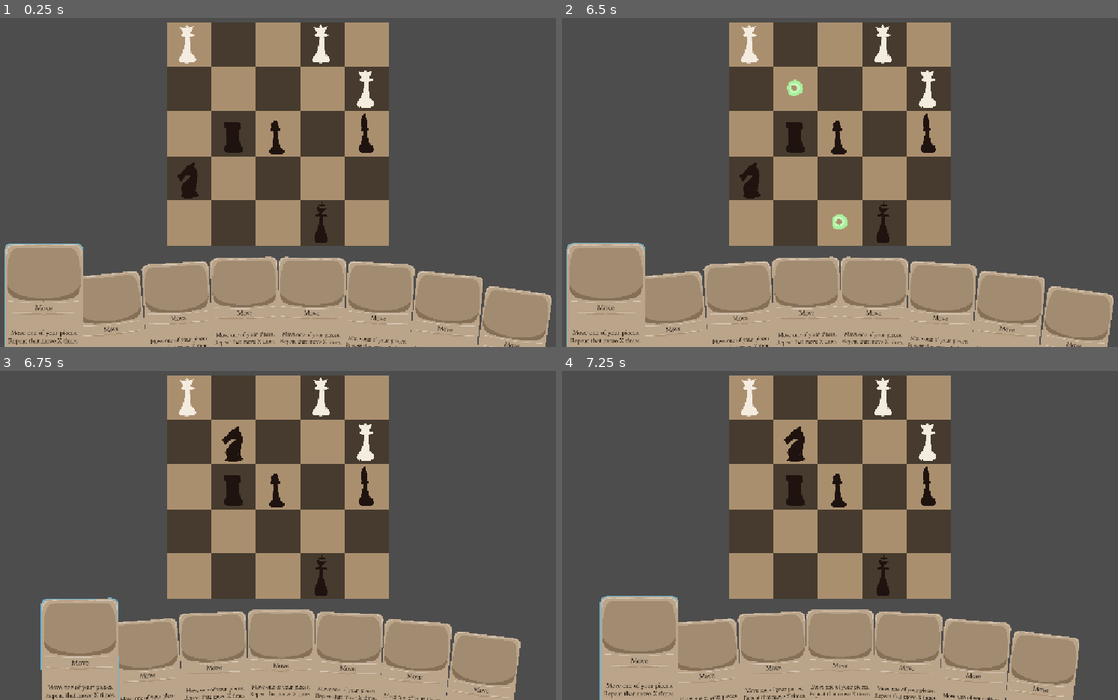
Above: before the commit, frames 1-4 (two rows, left to right).
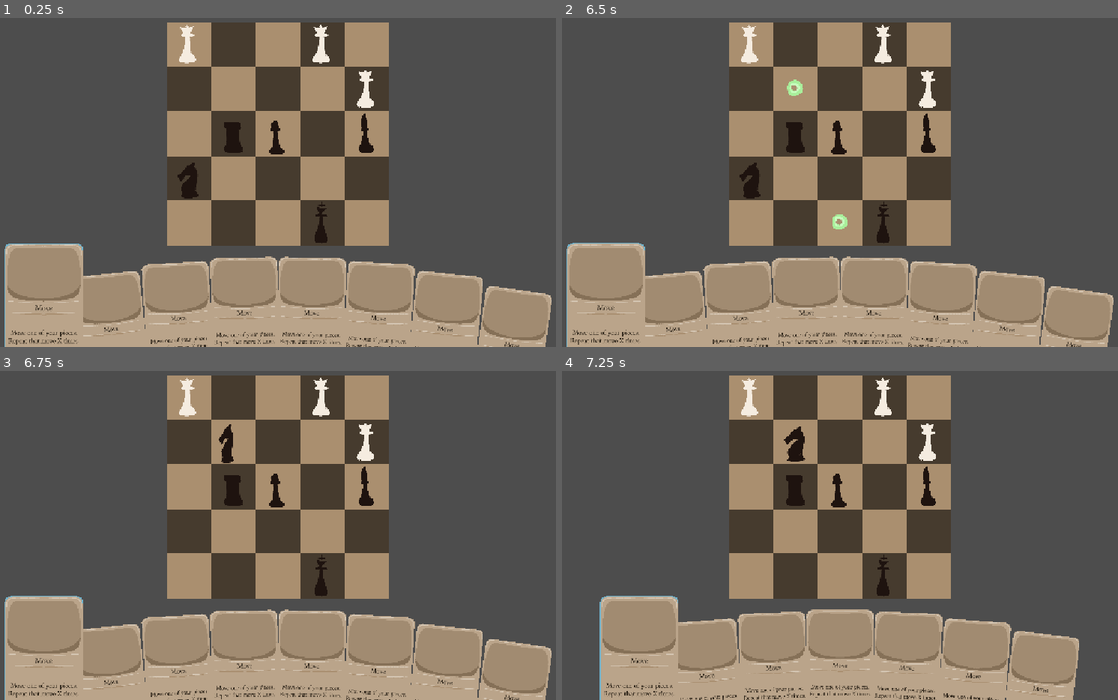
Above: after the commit, the same moments.

Repository: yourname3/gmtk-2026
Game: Godot game, scene res://level.tscn
Two runs of this game, one before a commit and one after it. Both use one fixed random seed, a clock stepped at 60 frames per second and the inputs below.
Inputs (mouse positions are in pixels of both pictures, inside the frame that each line leads up to):
- Up to frame 1 (0.25 s): no input
- Up to frame 2 (6.5 s): tap Enter at 0.5, 2, 3.5 s; move the mouse to (751, 44) at 0.52 s; click (751, 44) at 0.6 s; tap Space at 1.25, 2.75, 4.25 s; move the mouse to (884, 44) at 1.27 s; click (884, 44) at 1.35 s; move the mouse to (928, 90) at 2.02 s; click (928, 90) at 2.1 s; move the mouse to (840, 133) at 2.77 s; click (840, 133) at 2.85 s; move the mouse to (928, 133) at 3.52 s; click (928, 133) at 3.6 s; move the mouse to (884, 221) at 4.27 s; click (884, 221) at 4.35 s; move the mouse to (795, 133) at 5.02 s; click (795, 133) at 5.1 s; move the mouse to (751, 179) at 5.77 s; click (751, 179) at 5.85 s
- Up to frame 3 (6.75 s): move the mouse to (233, 443) at 6.52 s; click (233, 443) at 6.6 s
- Up to frame 4 (7.25 s): no input

Frames 1-2 are identical in both runs. In frame 3, 10% of the frame differs, in the area x 0-100%, y 16-100%; in frame 4, less than 0.1%.

Commit message:
piece animation

Diff:
--- a/piece/piece.gd
+++ b/piece/piece.gd
@@ -102,6 +102,10 @@
 
 # Actually moves a piece.
 func move(target: Vector2i) -> void:
+	var tween = create_tween()
+	tween.tween_property(self, ^"position", target * 256.0, 0.2).set_ease(Tween.EASE_IN_OUT).set_trans(Tween.TRANS_CUBIC)
+	%AnimationPlayer.play("hop")
+	await tween.finished
 	position = target * 256
 	SignalBus.piece_moved.emit()
 
--- a/piece/piece.tscn
+++ b/piece/piece.tscn
@@ -6,17 +6,83 @@
 [sub_resource type="RectangleShape2D" id="RectangleShape2D_6byuq"]
 size = Vector2(240, 240)
 
+[sub_resource type="Animation" id="Animation_2eswf"]
+length = 0.001
+tracks/0/type = "value"
+tracks/0/imported = false
+tracks/0/enabled = true
+tracks/0/path = NodePath("Sprite:scale")
+tracks/0/interp = 1
+tracks/0/loop_wrap = true
+tracks/0/keys = {
+"times": PackedFloat32Array(0),
+"transitions": PackedFloat32Array(1),
+"update": 0,
+"values": [Vector2(1, 1)]
+}
+tracks/1/type = "value"
+tracks/1/imported = false
+tracks/1/enabled = true
+tracks/1/path = NodePath("Sprite:position")
+tracks/1/interp = 1
+tracks/1/loop_wrap = true
+tracks/1/keys = {
+"times": PackedFloat32Array(0),
+"transitions": PackedFloat32Array(1),
+"update": 0,
+"values": [Vector2(128, 256)]
+}
+
+[sub_resource type="Animation" id="Animation_6byuq"]
+resource_name = "hop"
+length = 0.2
+tracks/0/type = "value"
+tracks/0/imported = false
+tracks/0/enabled = true
+tracks/0/path = NodePath("Sprite:scale")
+tracks/0/interp = 2
+tracks/0/loop_wrap = false
+tracks/0/keys = {
+"times": PackedFloat32Array(0, 0.033333335, 0.10000001, 0.16666667, 0.2),
+"transitions": PackedFloat32Array(1, 1, 1, 1, 1),
+"update": 0,
+"values": [Vector2(1, 1), Vector2(1.4327091, 0.66645503), Vector2(0.5386598, 1.1904762), Vector2(1.4327091, 0.66645503), Vector2(1, 1)]
+}
+tracks/1/type = "value"
+tracks/1/imported = false
+tracks/1/enabled = true
+tracks/1/path = NodePath("Sprite:position")
+tracks/1/interp = 2
+tracks/1/loop_wrap = false
+tracks/1/keys = {
+"times": PackedFloat32Array(0, 0.10000001, 0.2),
+"transitions": PackedFloat32Array(1, 1, 1),
+"update": 0,
+"values": [Vector2(128, 256), Vector2(128, 184), Vector2(128, 256)]
+}
+
+[sub_resource type="AnimationLibrary" id="AnimationLibrary_2eswf"]
+_data = {
+&"RESET": SubResource("Animation_2eswf"),
+&"hop": SubResource("Animation_6byuq")
+}
+
 [node name="Piece" type="Area2D" unique_id=1638246795 groups=["Piece"]]
 script = ExtResource("1_6byuq")
 
 [node name="Sprite" type="Sprite2D" parent="." unique_id=1279465721]
 unique_name_in_owner = true
 modulate = Color(0.11764706, 0.07450981, 0.05882353, 1)
-position = Vector2(128, 128)
+position = Vector2(128, 256)
 texture = ExtResource("1_l0ktr")
+offset = Vector2(0, -128)
 region_enabled = true
 region_rect = Rect2(1280, 0, 256, 256)
 
 [node name="CollisionShape2D" type="CollisionShape2D" parent="." unique_id=377802507]
 position = Vector2(128, 128)
 shape = SubResource("RectangleShape2D_6byuq")
+
+[node name="AnimationPlayer" type="AnimationPlayer" parent="." unique_id=1902240585]
+unique_name_in_owner = true
+libraries/ = SubResource("AnimationLibrary_2eswf")
